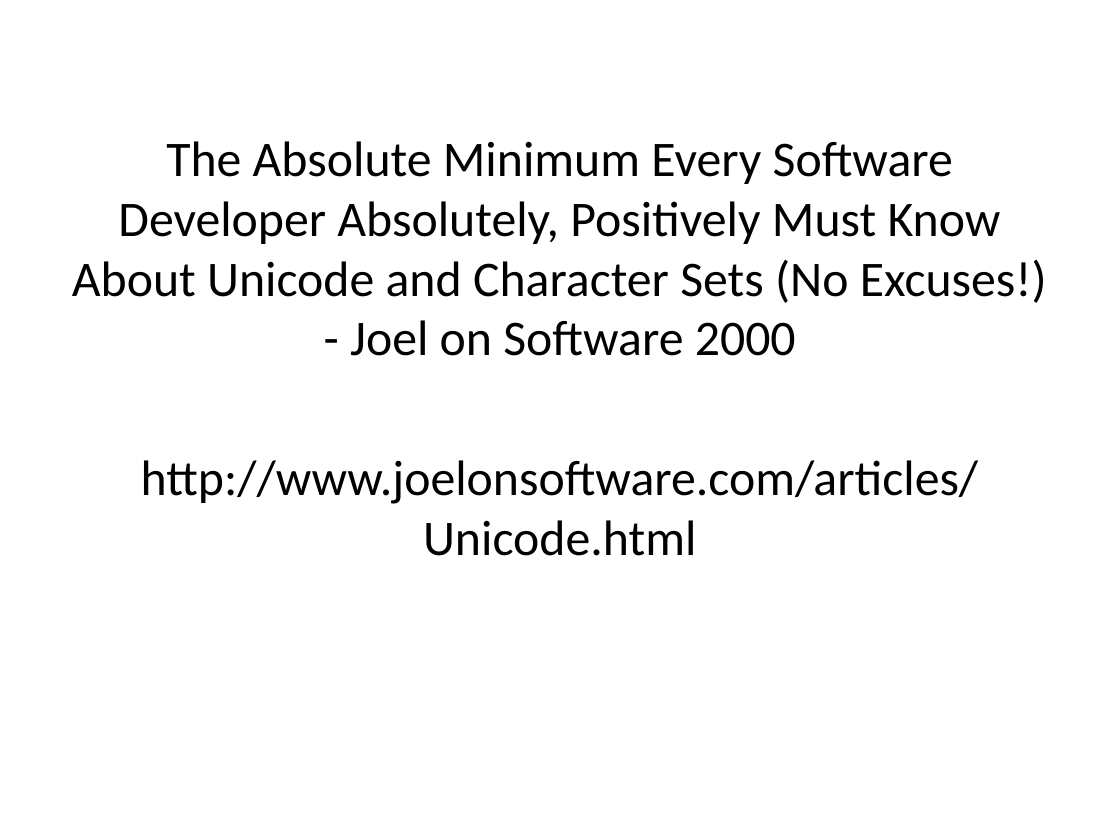
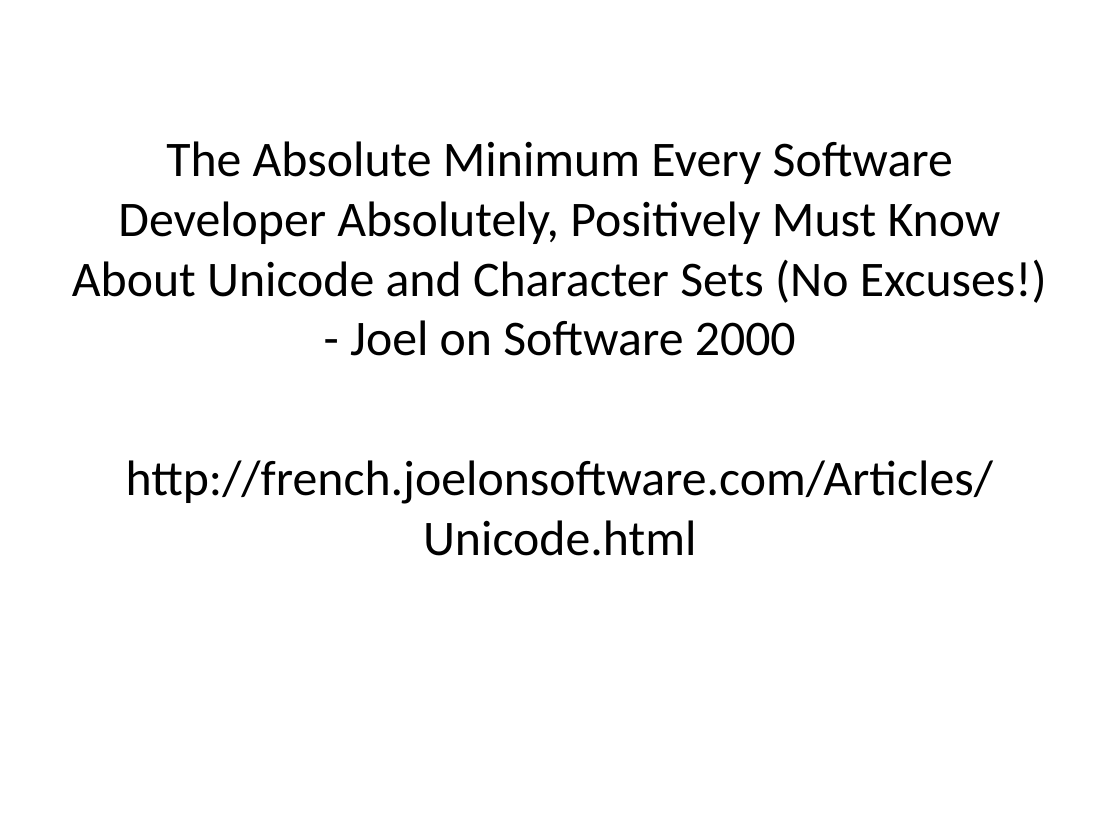
Before and after one commit to dbaeli/ez18n, a slide deck: slide 13 of ez18n-slides/ez18n_theorie.pptx (slide 12 before the commit). Drawn at 1120x840 pixels with LibreOffice and Linux fonts; fonts in the diff are those of the drawing; background and template pictures are left out. Boxes give left, top, right and bottom in pixels: in the first picture for what was removed or moved away, otherwise in the second. Text is boxed around its words. In the diff, an @@ line names an element or a change of style, - is before the commit and + after.

```diff
--- a/ez18n-slides/ez18n_theorie.pptx
+++ b/ez18n-slides/ez18n_theorie.pptx
@@ text at (126,460,993,556): text changed @@
-http://www.joelonsoftware.com/articles/Unicode.html
+http://french.joelonsoftware.com/Articles/Unicode.html
```
Also in this commit, not shown: 7 other slides changed, 2 slides added, 4 slides removed, 1 other file.
